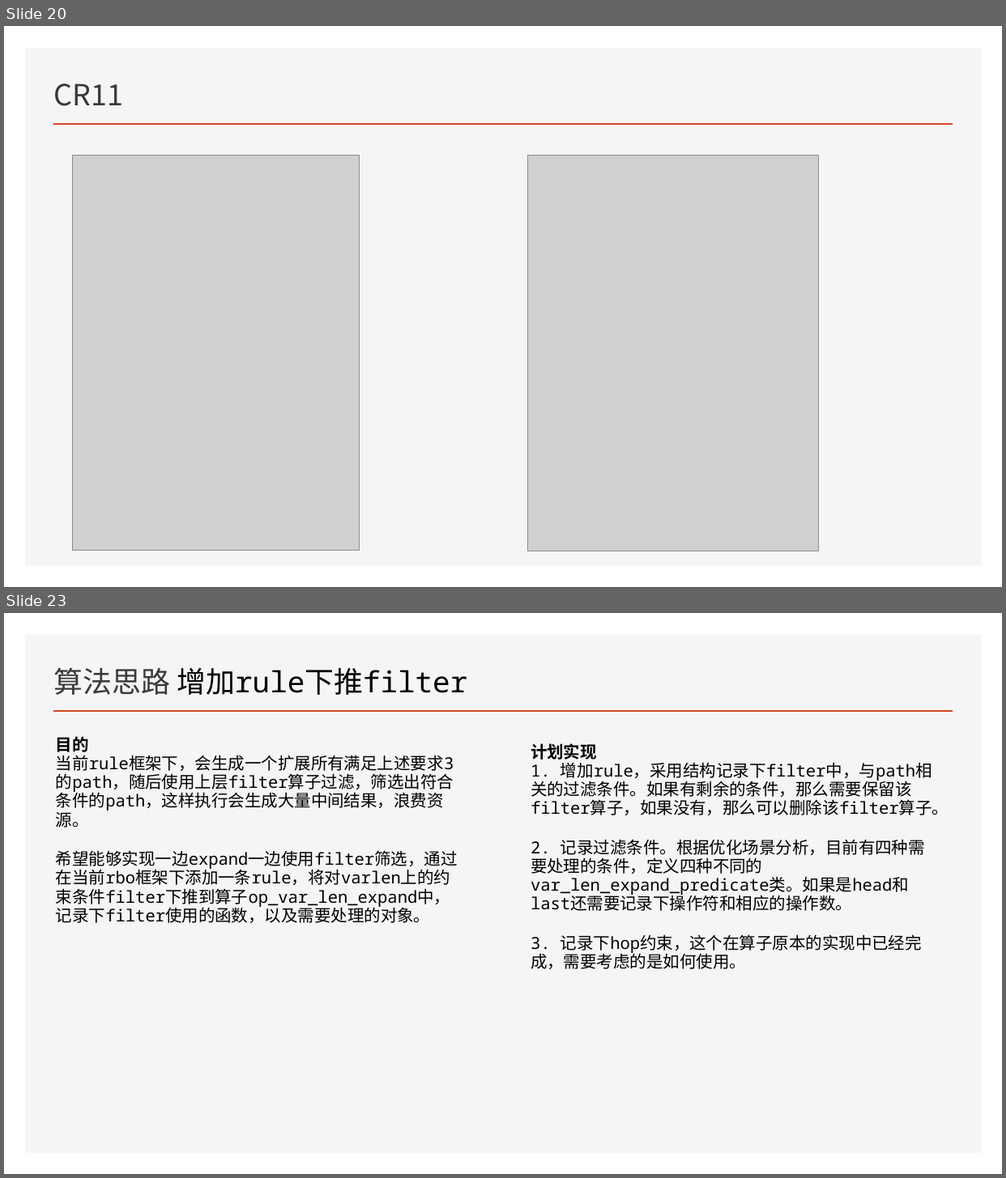
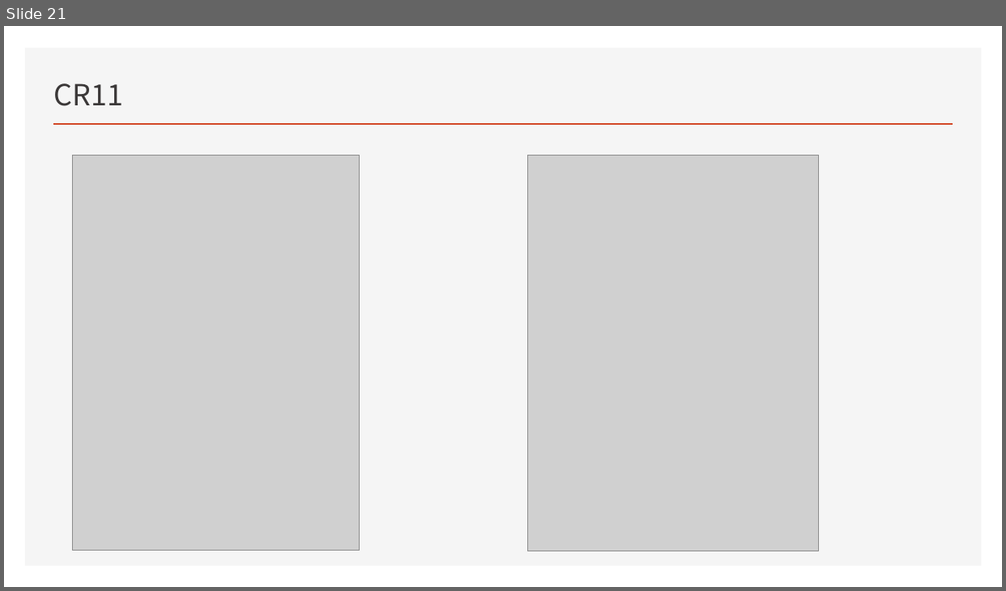
Before and after one commit to peace-dove/demo, a slide deck: transfer/4.3.pptx. Shown one above the other, each under a label of ours: slides 20 and 23 before the commit, slide 21 after it; the slides between them are not shown. The pictures are 1006x1178 and 1006x591 pixels, drawn with LibreOffice and Linux fonts; fonts in the diff are those of the drawing; grey boxes stand for pictures. Boxes give left, top, right and bottom in pixels: in the first picture for what was removed or moved away, otherwise in the second. Text is boxed around its words. In the diff, an @@ line names an element or a change of style, - is before the commit and + after.

```diff
--- a/transfer/4.3.pptx
+++ b/transfer/4.3.pptx
@@ slide 23 removed at bbox=[4, 613, 1002, 1174], background #FFFFFF; not listed: 2 template elements that a slide beside it also shows @@
@@ title removed at bbox=[54, 668, 467, 695] @@
-算法思路 增加rule下推filter
@@ text removed at bbox=[56, 736, 458, 923] @@
-目的
-当前rule框架下，会生成一个扩展所有满足上述要求3的path，随后使用上层filter算子过滤，筛选出符合条件的path，这样执行会生成大量中间结果，浪费资源。
-希望能够实现一边expand一边使用filter筛选，通过在当前rbo框架下添加一条rule，将对varlen上的约束条件filter下推到算子op_var_len_expand中，记录下filter使用的函数，以及需要处理的对象。
@@ text removed at bbox=[530, 743, 948, 969] @@
-计划实现
-1. 增加rule，采用结构记录下filter中，与path相关的过滤条件。如果有剩余的条件，那么需要保留该filter算子，如果没有，那么可以删除该filter算子。
-2. 记录过滤条件。根据优化场景分析，目前有四种需要处理的条件，定义四种不同的var_len_expand_predicate类。如果是head和last还需要记录下操作符和相应的操作数。
-3. 记录下hop约束，这个在算子原本的实现中已经完成，需要考虑的是如何使用。
@@ what was slide 20 is now slide 21 @@
```
Also in this commit, not shown: 10 slides changed, 2 slides added, 3 other slides removed.
